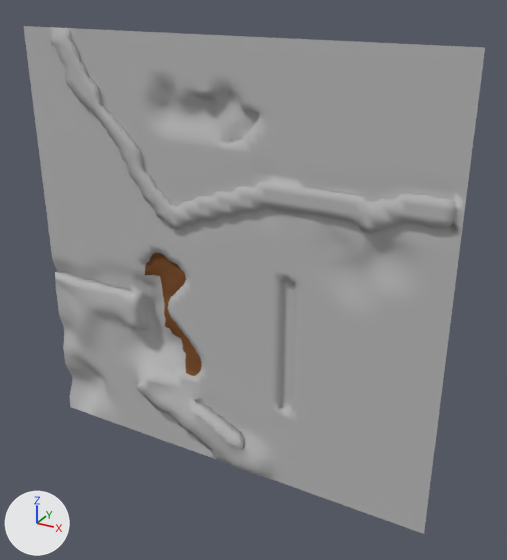
The Blender file blender/intro.blend as it was, and as the next commit left it.
Both versions are drawn from a camera (50 mm lens) standing at (445.0, -719.0, 366.0) and looking at (37.0, 23.0, -5.0). The lights are fixed; the arrows at lower left show +X, +Y and +Z.
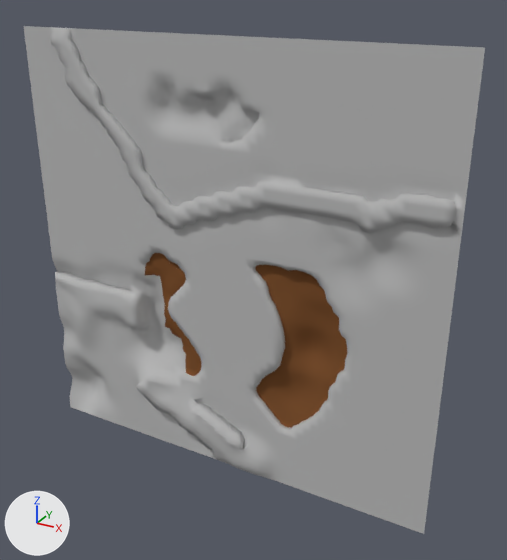
Where the change shows, as pixel boxes (x1, y1, x2, y2) in the pictures (507 x 560 px):
part 1 of me_grid, built on
    both: (245, 256, 354, 440)

What changed in the scene script:
```text
Change me_grid:
    used by ob_grid; location = (0.0, 0.0, 0.0)
    remove me_grid.from_pydata(...)  # 4726 vertices, 4669 faces; spans x -300.0..300.0, y -20.0..28.0, z -301.0..299.0
    add me_grid.from_pydata(...)  # 5003 vertices, 4948 faces, 1 loose edge; spans x -300.0..300.0, y -20.0..29.0, z -301.0..299.0
    me_grid part 1: 142 vertices moved from x 56.0..178.0, y 3.0..10.0, z -199.0..25.0 to x 53.0..181.0, y 3.0..22.0, z -209.0..31.0; 121 vertices removed from x 46.0..178.0, y 3.0..10.0, z -209.0..25.0; 400 vertices added at x 47.0..178.0, y 2.0..29.0, z -209.0..31.0
```
